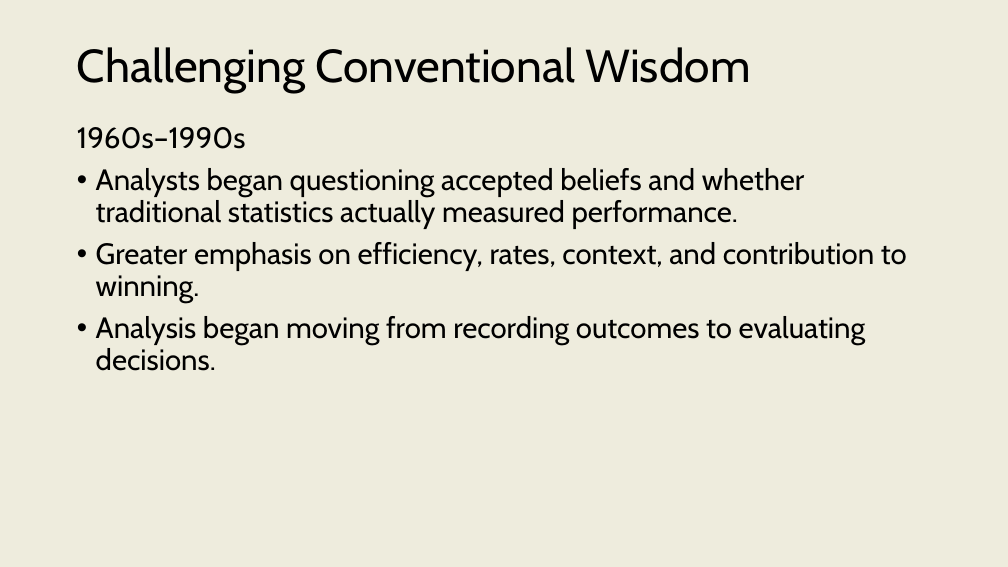
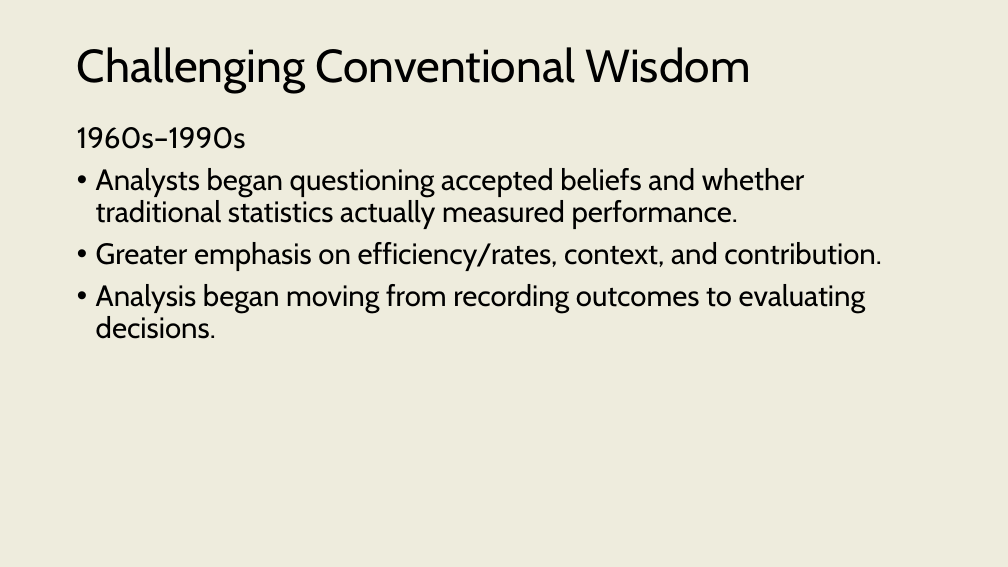
Before and after one commit to onishisaryu/HES-3000-Sports-Data-Analytics, a slide deck: slide 8 of pptx/Lecture1.pptx. Drawn at 1008x567 pixels with LibreOffice and Linux fonts; fonts in the diff are those of the drawing. Boxes give left, top, right and bottom in pixels: in the first picture for what was removed or moved away, otherwise in the second. Text is boxed around its words. In the diff, an @@ line names an element or a change of style, - is before the commit and + after.

```diff
--- a/pptx/Lecture1.pptx
+++ b/pptx/Lecture1.pptx
@@ text at (96,242,881,271): text changed @@
-• Greater emphasis on efficiency, rates, context, and contribution to winning.
+• Greater emphasis on efficiency/rates, context, and contribution.
```
Also in this commit, not shown: 6 other slides changed, 6 other files.
